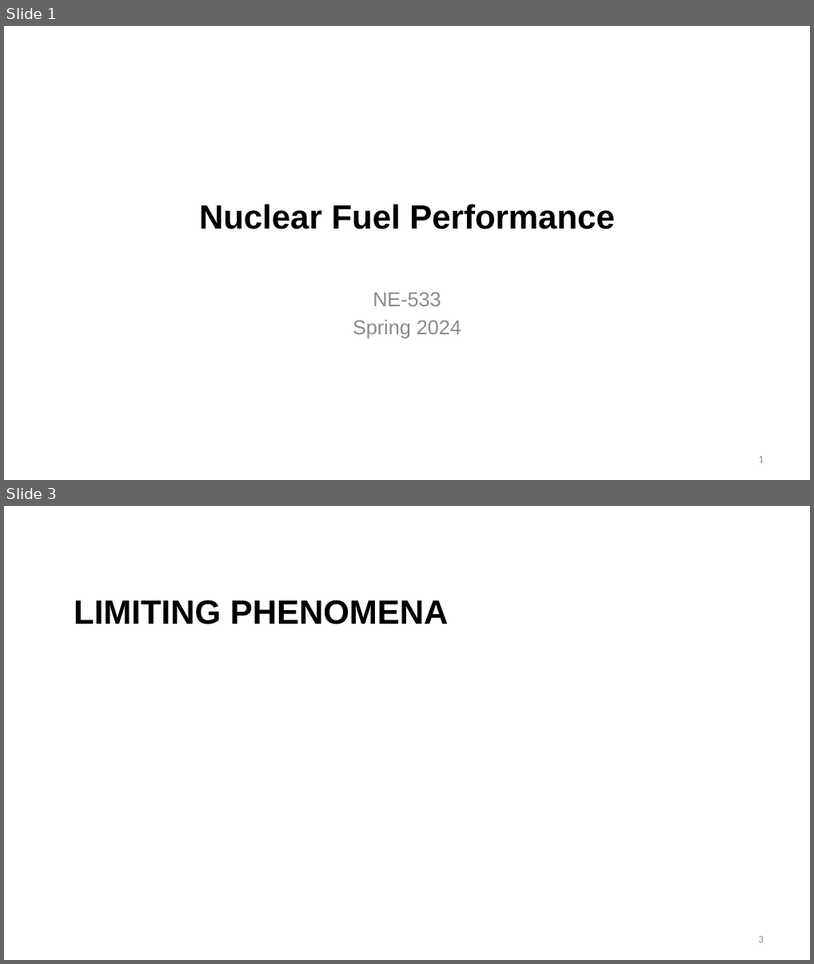
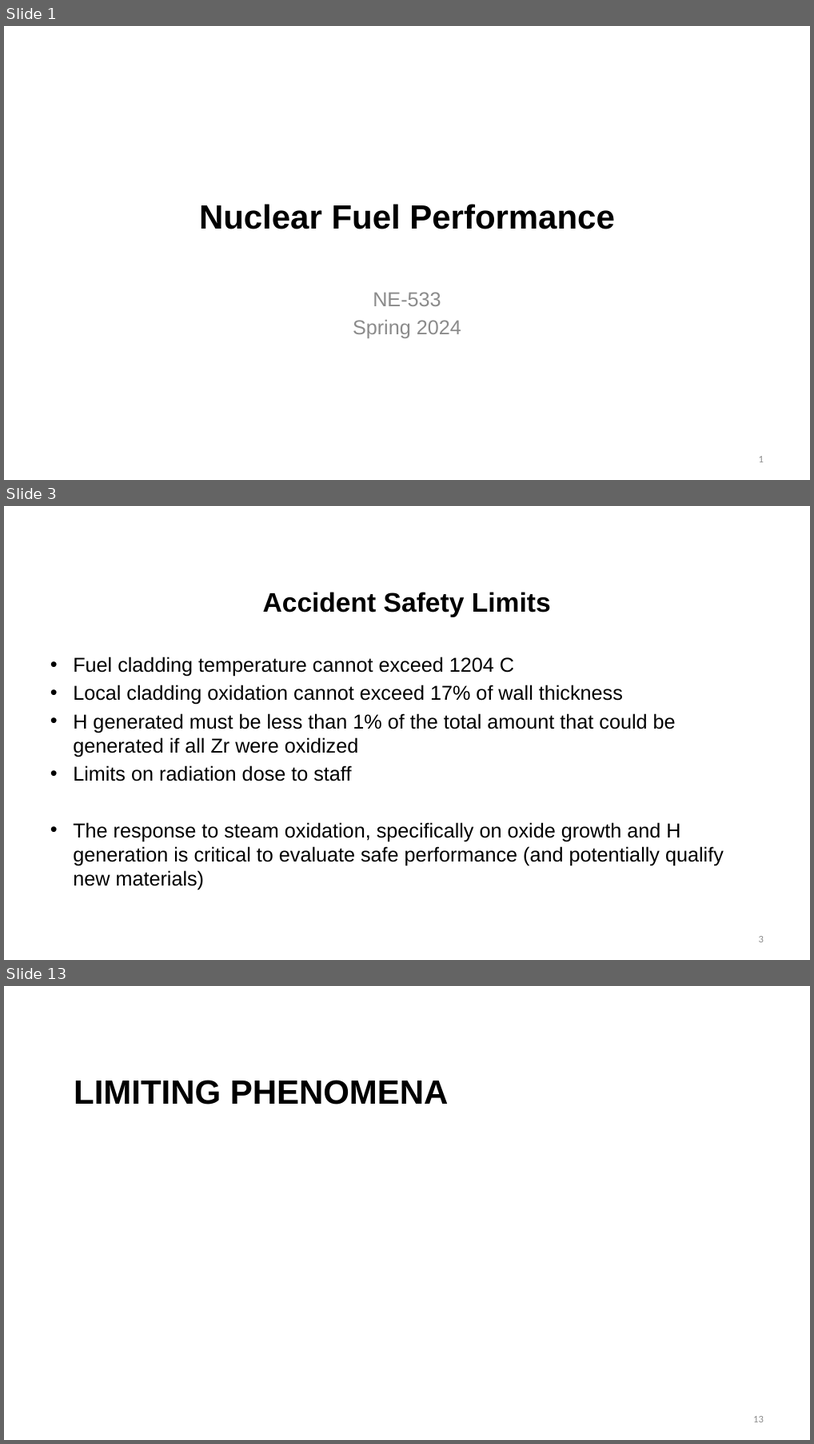
Before and after one commit to benbeeler/TEACHING, a slide deck: Nuclear_Fuel_Performance/NE533_Spring2024/Section4/Lec18_Limits_WaterChem.pptx. Shown one above the other, each under a label of ours: slides 1 and 3 before the commit, slides 1, 3 and 13 after it; the slides between them are not shown. The pictures are 814x964 and 814x1444 pixels, drawn with LibreOffice and Linux fonts; fonts in the diff are those of the drawing; background and template pictures are left out. Boxes give left, top, right and bottom in pixels: in the first picture for what was removed or moved away, otherwise in the second. Text is boxed around its words. In the diff, an @@ line names an element or a change of style, - is before the commit and + after.

```diff
--- a/Nuclear_Fuel_Performance/NE533_Spring2024/Section4/Lec18_Limits_WaterChem.pptx
+++ b/Nuclear_Fuel_Performance/NE533_Spring2024/Section4/Lec18_Limits_WaterChem.pptx
@@ slide 3 added at (4, 506, 810, 960), background #FFFFFF @@
@@ title added at (263, 592, 551, 617), 32 pt, text #000000, bold @@
+Accident Safety Limits
@@ text added at (73, 656, 724, 890), 24 pt, text #000000 @@
+• Fuel cladding temperature cannot exceed 1204 C
+• Local cladding oxidation cannot exceed 17% of wall thickness
+• H generated must be less than 1% of the total amount that could be generated if all Zr were oxidized
+• Limits on radiation dose to staff
+• The response to steam oxidation, specifically on oxide growth and H generation is critical to evaluate safe performance (and potentially qualify new materials)
@@ page number added at (759, 936, 764, 942), 12 pt, text #8C8C8C @@
+3
@@ what was slide 3 is now slide 13 @@
@@ page number at (754, 1416, 764, 1422): text changed @@
-3
+13
```
Also in this commit, not shown: 6 slides changed, 11 other slides added, 14 other files.
